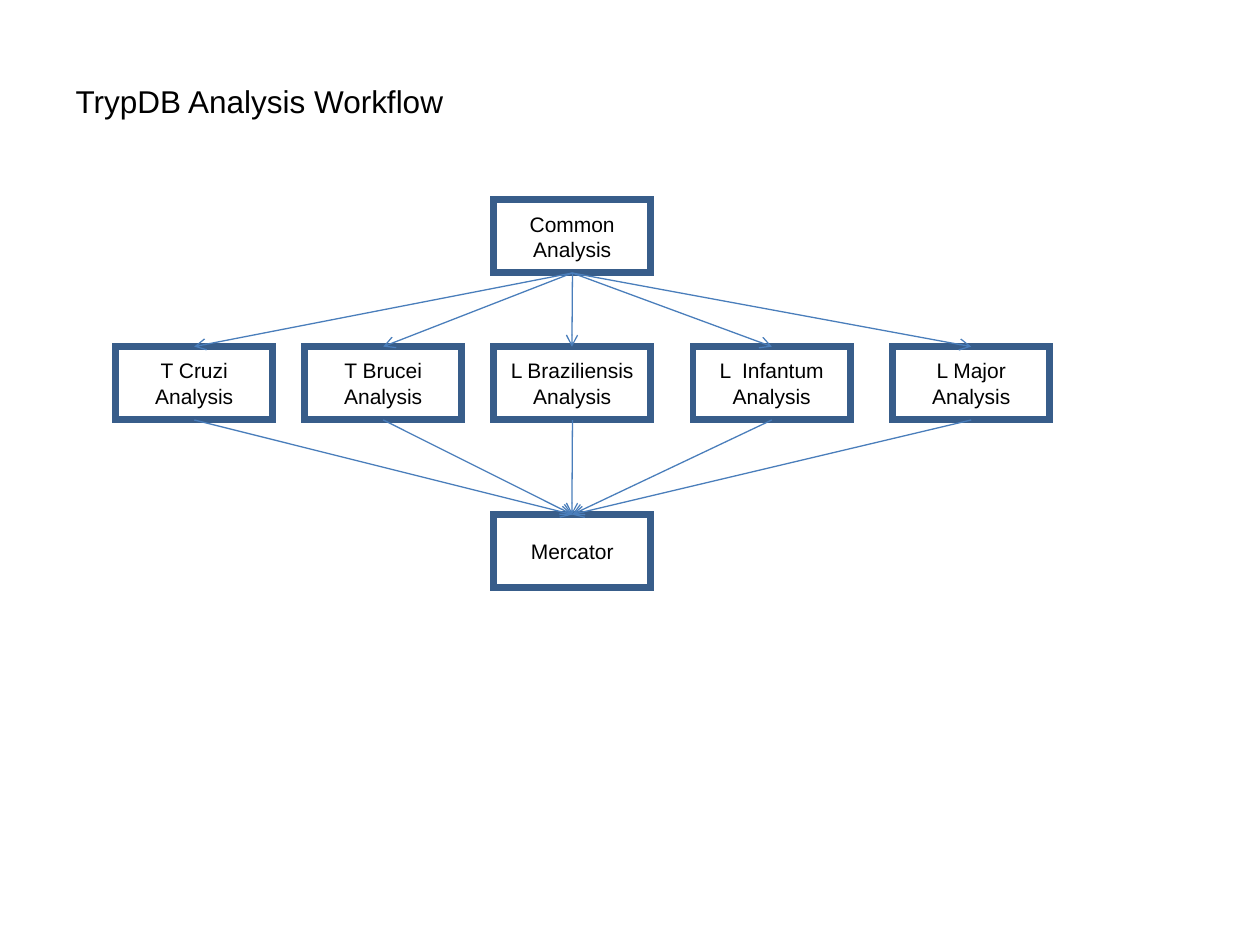
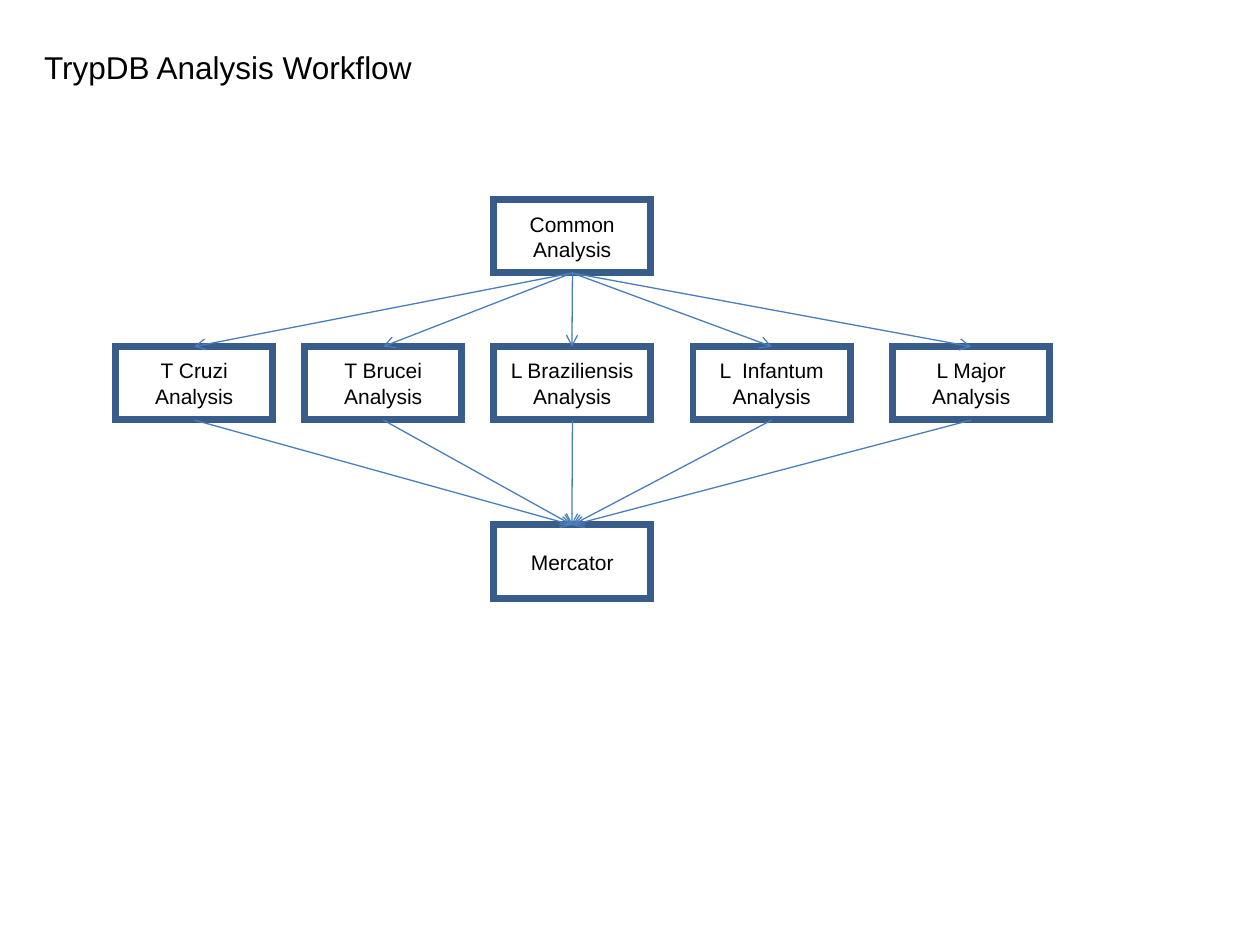
Before and after one commit to VEuPathDB/ApiCommonData, a slide deck: slide 1 of Load/doc/workflow/AnalysisWorkflow.ppt. Drawn at 1260x945 pixels with LibreOffice and Linux fonts; fonts in the diff are those of the drawing. Boxes give left, top, right and bottom in pixels: in the first picture for what was removed or moved away, otherwise in the second. Text is boxed around its words. In the diff, an @@ line names an element or a change of style, - is before the commit and + after.

```diff
--- a/Load/doc/workflow/AnalysisWorkflow.ppt
+++ b/Load/doc/workflow/AnalysisWorkflow.ppt
@@ text "TrypDB Analysis Workflow": place and size @@
-text "TrypDB Analysis Workflow" at <box>76,90,443,118</box>
+text "TrypDB Analysis Workflow" at <box>44,56,412,85</box>
@@ arrow moved from (194, 420) - (572, 514) to (194, 420) - (572, 525) @@
@@ arrow moved from (383, 420) - (572, 514) to (383, 420) - (572, 525) @@
@@ arrow moved from (971, 420) - (572, 514) to (971, 420) - (572, 525) @@
@@ arrow moved from (772, 420) - (572, 514) to (772, 420) - (572, 525) @@
@@ arrow moved from (572, 420) - (572, 515) to (572, 420) - (572, 525) @@
@@ rectangle "Mercator": place and size @@
-rectangle "Mercator" at <box>494,514,651,587</box>
+rectangle "Mercator" at <box>494,525,651,598</box>
```
Also in this commit, not shown: 11 other slides changed, 3 slides added, 3 slides removed.
